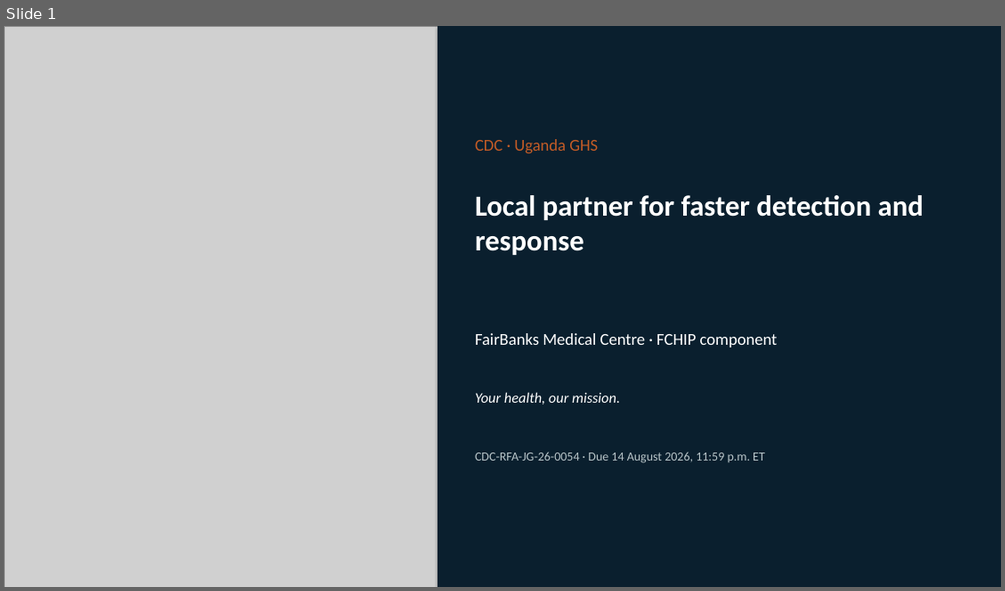
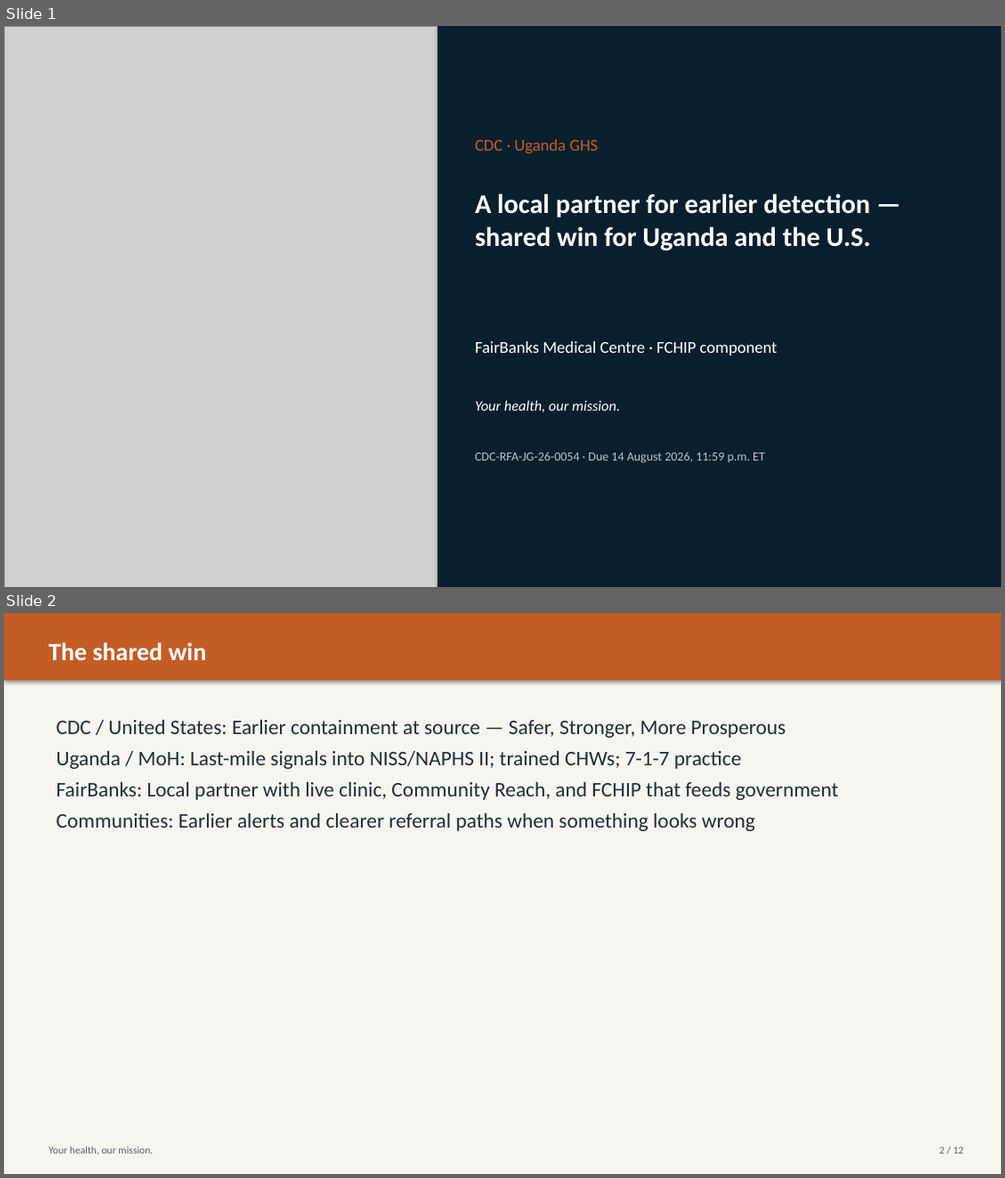
Before and after one commit to WASSWA2624/fairbanks, a slide deck: applications/cdc-uganda-ghs/documents/cdc-uganda-ghs_ppt.pptx. Shown one above the other, each under a label of ours: slide 1 before the commit, slides 1 and 2 after it. The pictures are 1005x591 and 1005x1178 pixels, drawn with LibreOffice and Linux fonts; fonts in the diff are those of the drawing; grey boxes stand for pictures; background and template pictures are left out; a plain dark background stands for a picture behind light text. Boxes give left, top, right and bottom in pixels: in the first picture for what was removed or moved away, otherwise in the second. Text is boxed around its words. In the diff, an @@ line names an element or a change of style, - is before the commit and + after.

Commit message:
Update application answers and documentation for CDC-RFA-JG-26-0054. Enhanced project narrative pack with new titles, critical details, and shared win sections. Improved clarity on funding and local partner preferences. Updated links and added NSSF number for compliance. Refined project abstract to emphasize Uganda's health security needs and FairBanks' role in addressing them.

```diff
--- a/applications/cdc-uganda-ghs/documents/cdc-uganda-ghs_ppt.pptx
+++ b/applications/cdc-uganda-ghs/documents/cdc-uganda-ghs_ppt.pptx
@@ slide 2 added at [4,613,1001,1174], background #FFFFFF @@
@@ rectangle added at [4,613,1001,1174], fill #F7F5F0 @@
@@ rectangle added at [4,613,1001,681], fill #C45C26 @@
@@ text added at [48,642,207,660], 24 pt, text #FFFFFF, bold @@
+The shared win
@@ text added at [57,719,839,831], 20 pt, text #1E2F38 @@
+CDC / United States: Earlier containment at source — Safer, Stronger, More Prosperous
+Uganda / MoH: Last-mile signals into NISS/NAPHS II; trained CHWs; 7-1-7 practice
+FairBanks: Local partner with live clinic, Community Reach, and FCHIP that feeds government
+Communities: Earlier alerts and clearer referral paths when something looks wrong
@@ text added at [48,1146,153,1154], 10 pt, text #52636C @@
+Your health, our mission.
@@ text added at [939,1146,963,1153], 10 pt, text #52636C @@
+2 / 12
@@ slide 1 changed as well @@
@@ text at [475,193,871,250]: text changed; size 28 to 26 pt @@
-Local partner for faster detection and response
+A local partner for earlier detection — shared win for Uganda and the U.S.
@@ text "FairBanks Medical Centre · FCHIP ...": place and size @@
-text "FairBanks Medical Centre · FCHIP ..." at [475,333,777,347]
+text "FairBanks Medical Centre · FCHIP ..." at [475,341,777,355]
@@ text "Your health, our mission.": place and size @@
-text "Your health, our mission." at [475,392,620,404]
+text "Your health, our mission." at [475,400,620,412]
```
Also in this commit, not shown: 9 other slides changed, 1 other slide added, 5 other files.
